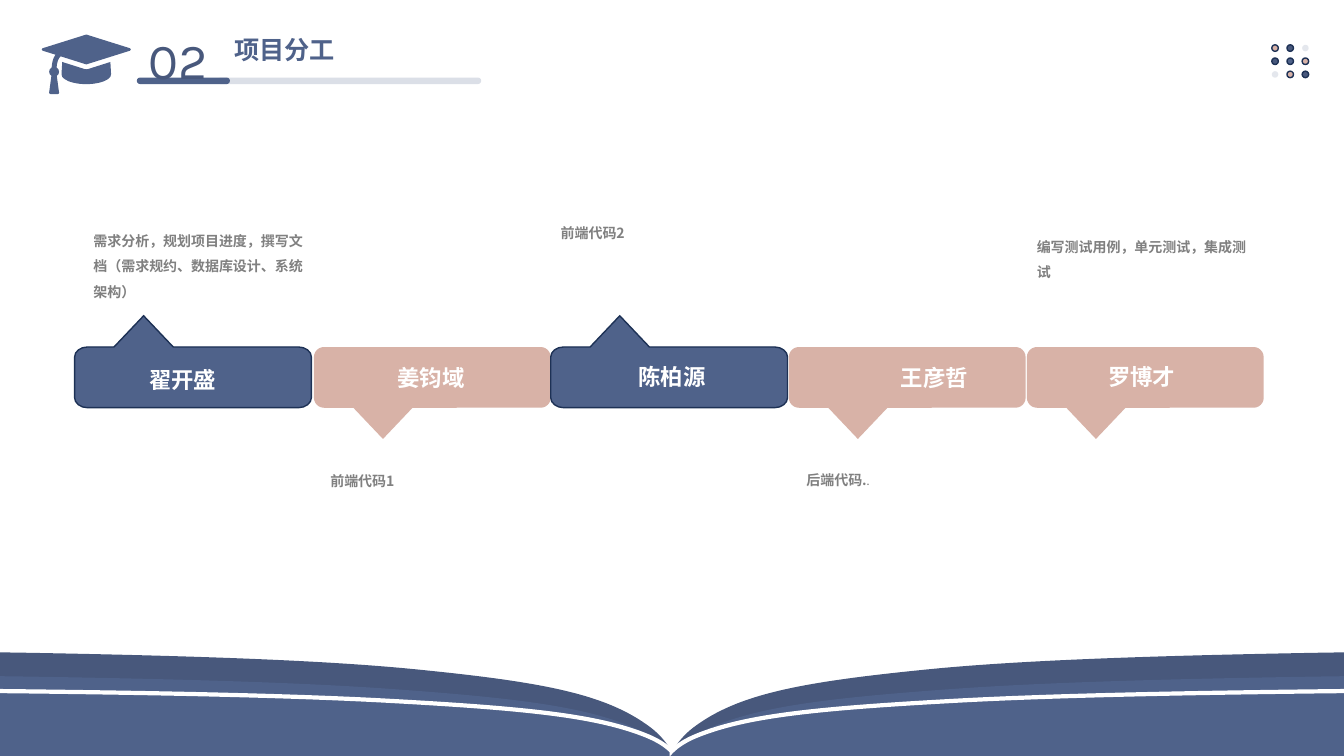
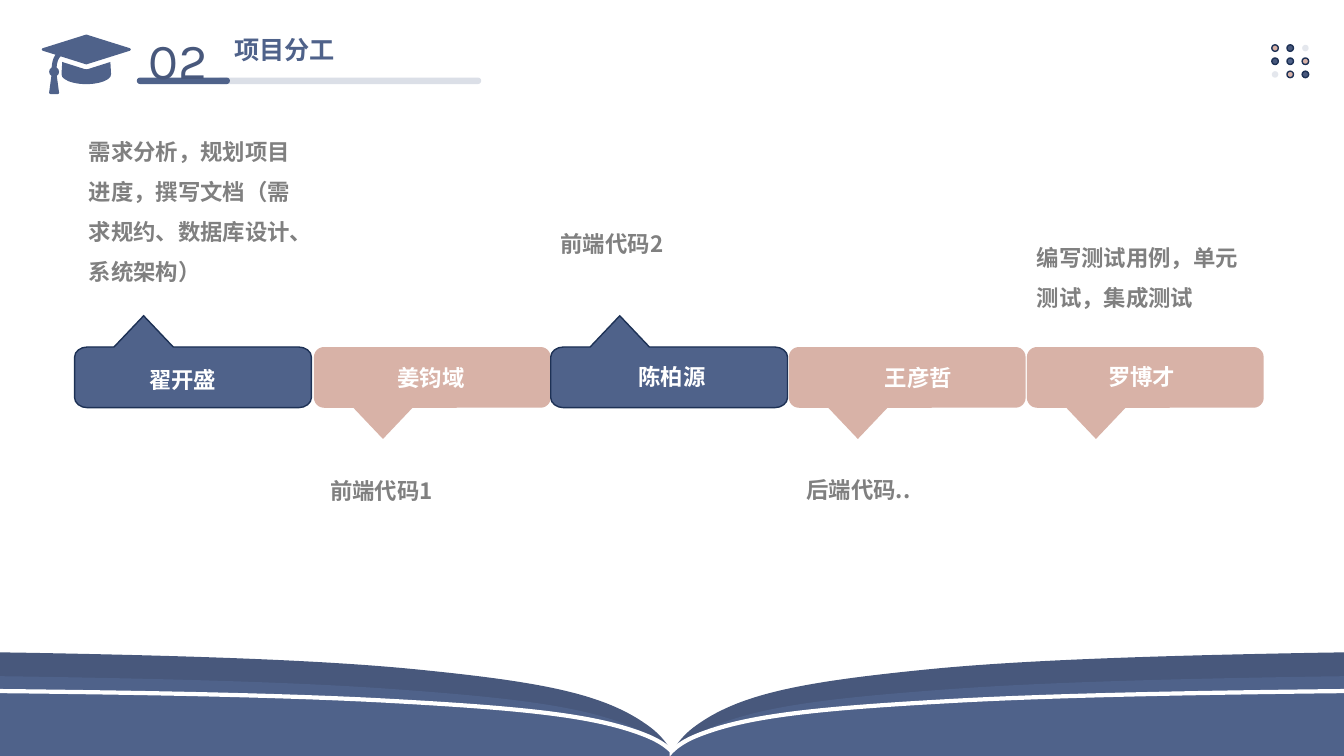
Before and after one commit to LBCrobots/University-Teaching-Management-and-Service-Platform, a slide deck: slide 6 of 文档/学生信息管理系统答辩.pptx (slide 5 before the commit). Drawn at 1344x756 pixels with LibreOffice and Linux fonts; fonts in the diff are those of the drawing. Boxes give left, top, right and bottom in pixels: in the first picture for what was removed or moved away, otherwise in the second. Text is boxed around its words. In the diff, an @@ line names an element or a change of style, - is before the commit and + after.

```diff
--- a/文档/学生信息管理系统答辩.pptx
+++ b/文档/学生信息管理系统答辩.pptx
@@ size 10 to 16 pt in 4 elements at (561,233,664,254), (330,480,433,501), (1037,247,1238,309), (89,141,312,282) @@
@@ text "需求分析，规划项目进度，撰写文档（需求规约、数据库设计、系统架构）": place and size @@
-text "需求分析，规划项目进度，撰写文档（需求规约、数据库设计、系统架构）" at (93,234,302,298)
+text "需求分析，规划项目进度，撰写文档（需求规约、数据库设计、系统架构）" at (89,141,312,282)
@@ text "王彦哲": place and size @@
-text "王彦哲" at (901,367,968,388)
+text "王彦哲" at (885,367,952,388)
@@ text "后端代码.." at (806,479,910,500): size 10 to 16 pt; font Karla to Noto Sans CJK SC, bold on in "后端代码.." @@
```
Also in this commit, not shown: 2 other slides changed, 1 slide added, 9 other files.
